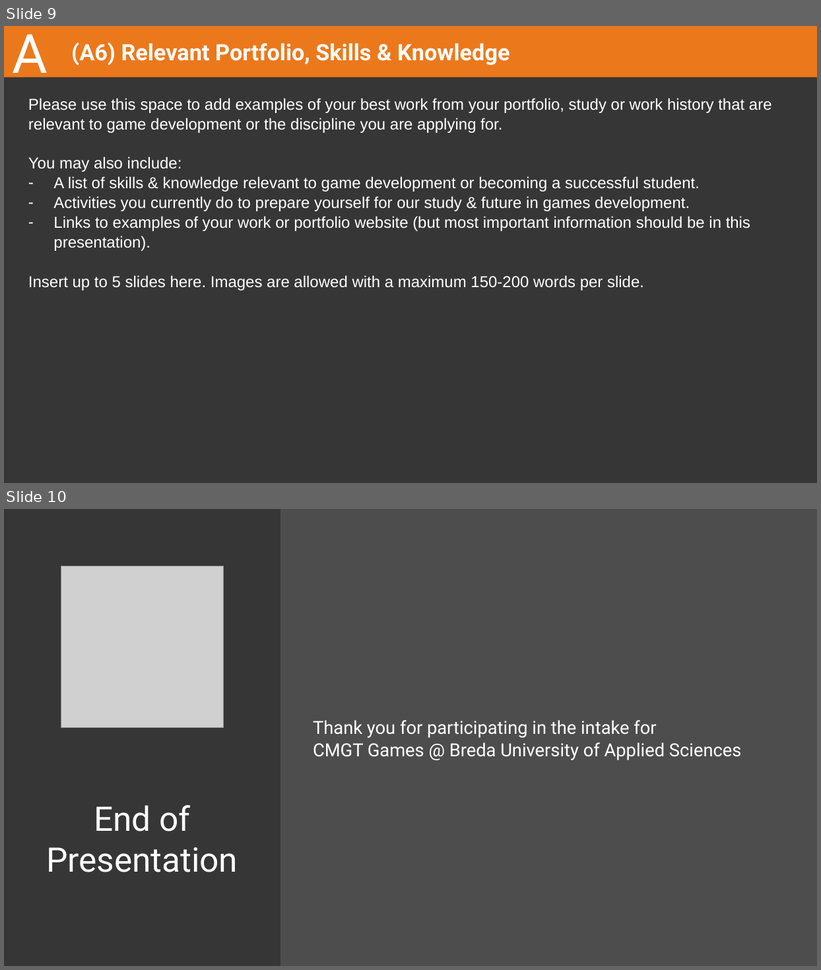
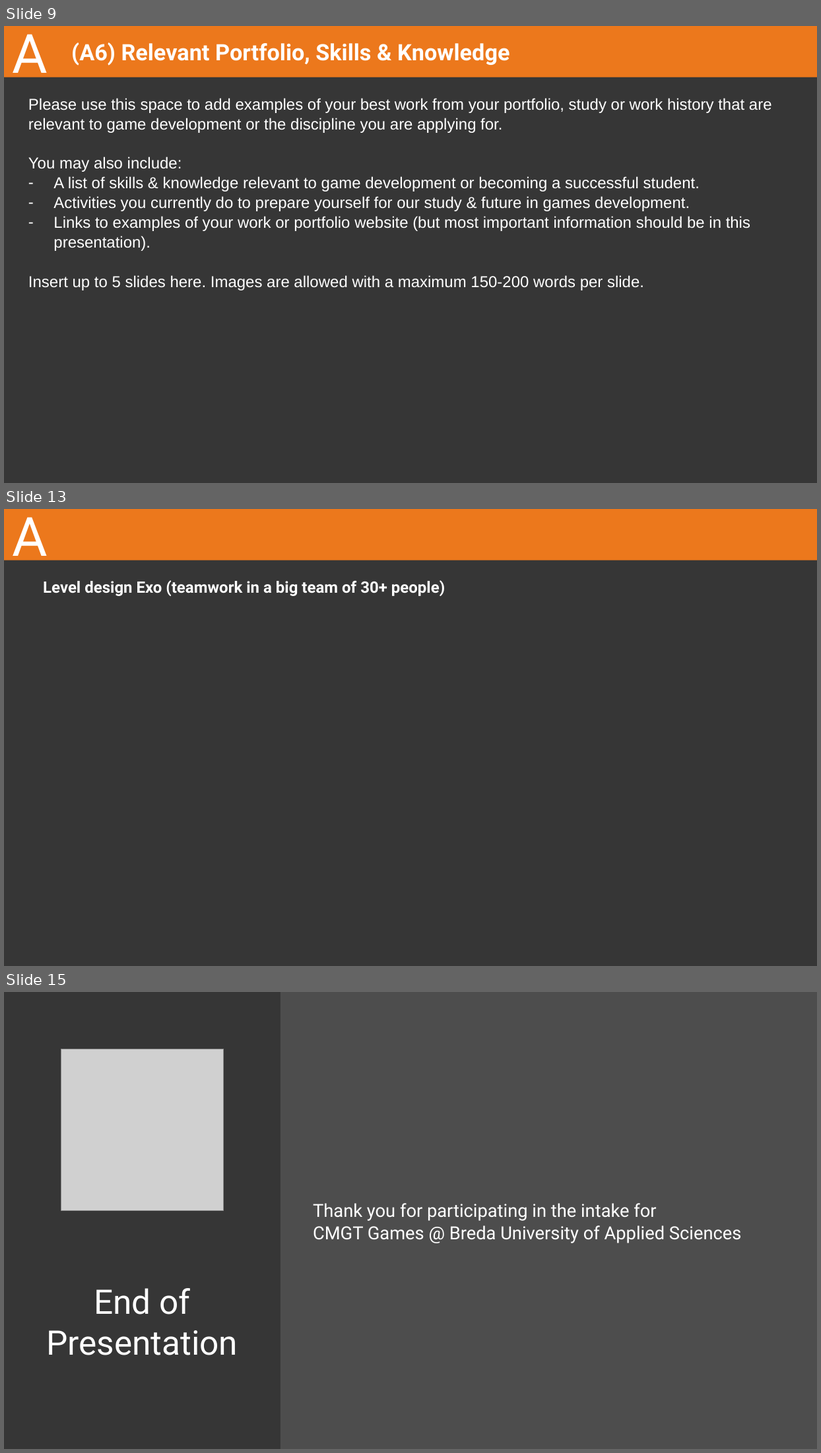
Before and after one commit to EyeOfFantasy/Buas-intake, a slide deck: 2023-24 CMGT Intake - Design and Production.pptx. Shown one above the other, each under a label of ours: slides 9 and 10 before the commit, slides 9, 13 and 15 after it; the slides between them are not shown. The pictures are 821x970 and 821x1453 pixels, drawn with LibreOffice and Linux fonts; fonts in the diff are those of the drawing; grey boxes stand for pictures. Boxes give left, top, right and bottom in pixels: in the first picture for what was removed or moved away, otherwise in the second. Text is boxed around its words. In the diff, an @@ line names an element or a change of style, - is before the commit and + after.

```diff
--- a/2023-24 CMGT Intake - Design and Production.pptx
+++ b/2023-24 CMGT Intake - Design and Production.pptx
@@ slide 13 added at (x1=4, y1=509, x2=817, y2=966), background #363636; not listed: 1 template element that a slide beside it also shows @@
@@ title added at (x1=12, y1=517, x2=48, y2=568), 48 pt, text #FFFFFF @@
+A
@@ subtitle added at (x1=43, y1=580, x2=445, y2=596), 14 pt, text #FFFFFF, bold @@
+Level design Exo (teamwork in a big team of 30+ people)
@@ what was slide 10 is now slide 15 @@
```
Also in this commit, not shown: 4 slides changed, 4 other slides added.
